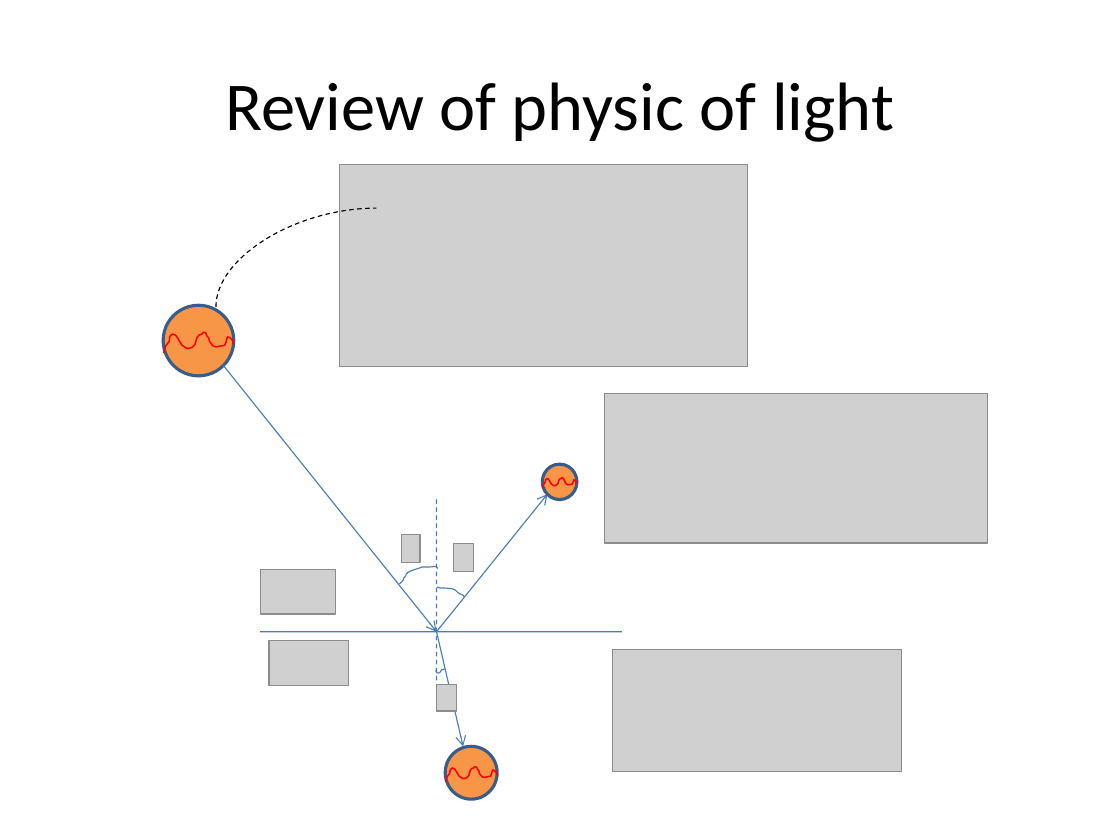
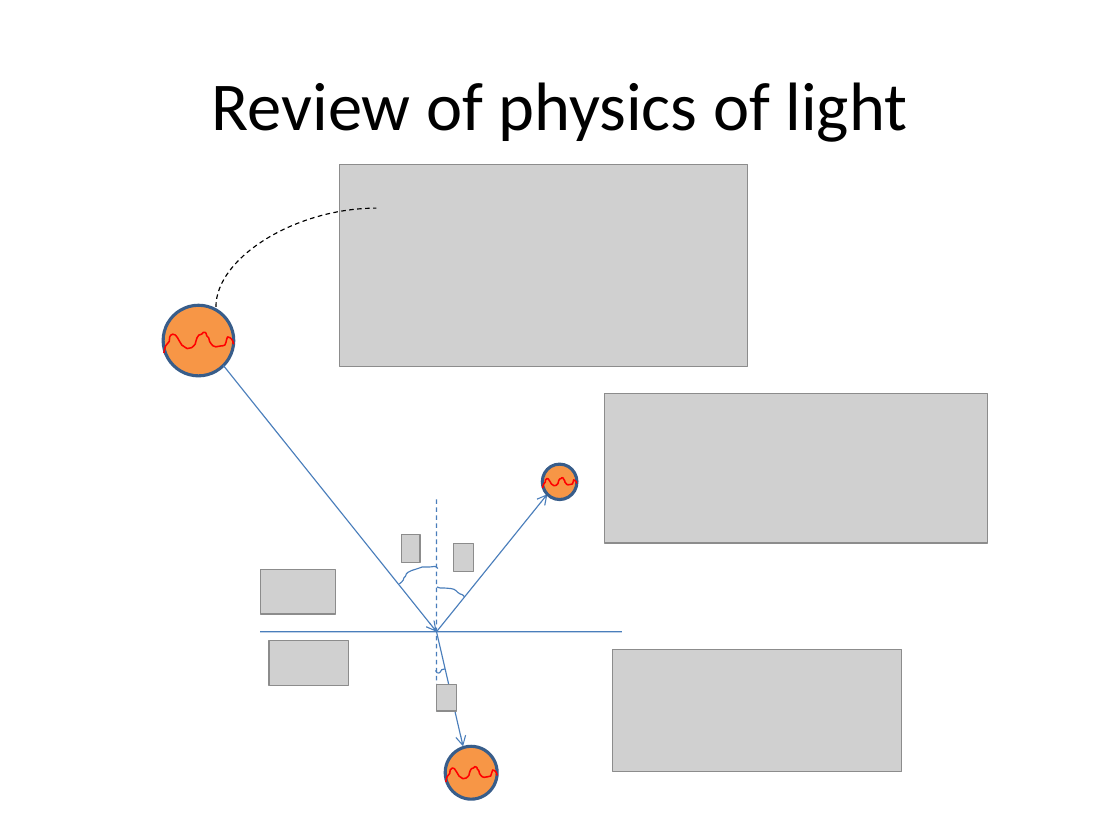
Before and after one commit to ianslayer/gpu_course, a slide deck: slide 2 of course_ppt/Radiometry.ppt. Drawn at 1120x840 pixels with LibreOffice and Linux fonts; fonts in the diff are those of the drawing; grey boxes stand for pictures. Boxes give left, top, right and bottom in pixels: in the first picture for what was removed or moved away, otherwise in the second. Text is boxed around its words. In the diff, an @@ line names an element or a change of style, - is before the commit and + after.

```diff
--- a/course_ppt/Radiometry.ppt
+++ b/course_ppt/Radiometry.ppt
@@ title at (212,82,908,142): text changed @@
-Review of physic of light
+Review of physics of light
```
Also in this commit, not shown: 21 other files.
